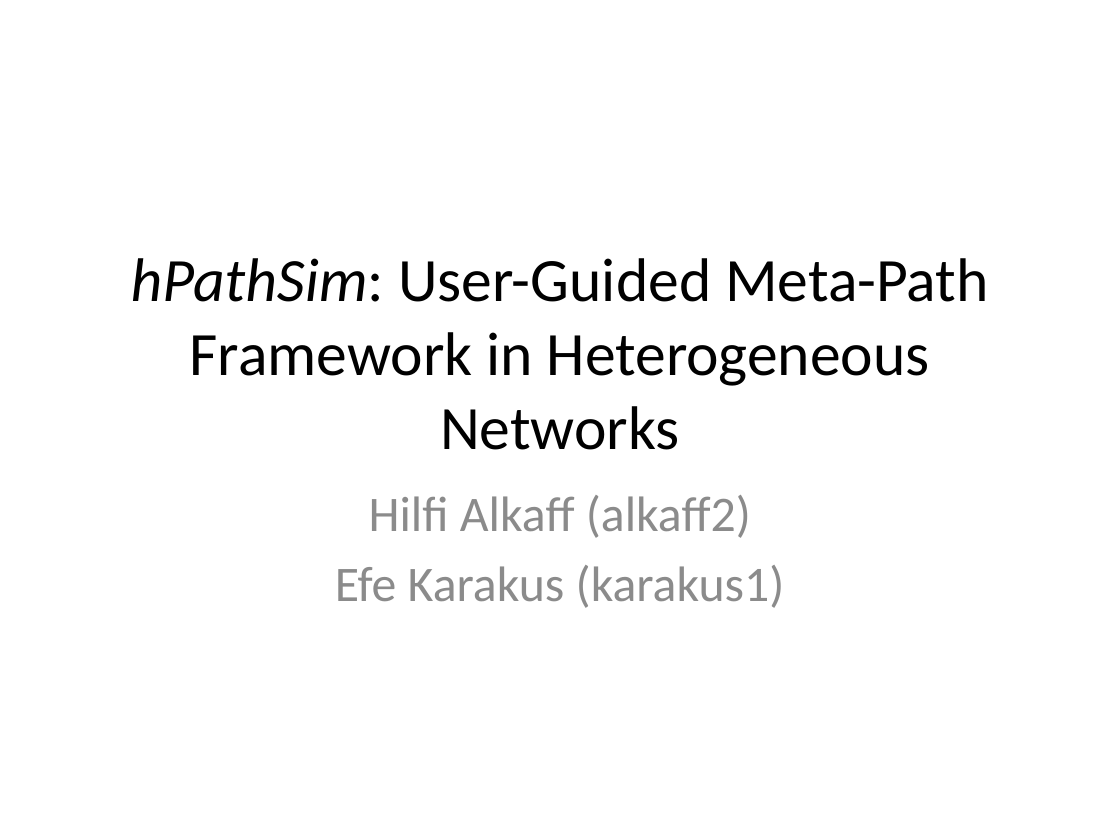
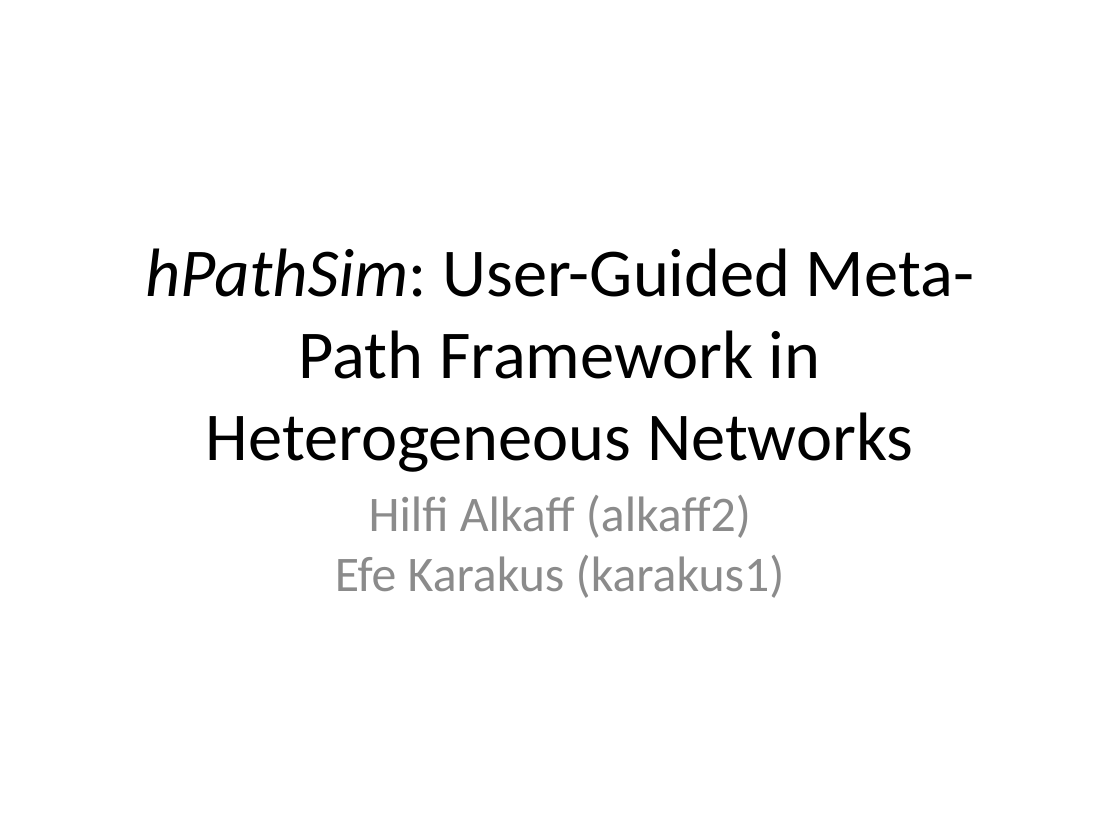
Before and after one commit to hilfialkaff/newsnet, a slide deck: slide 1 of paper/presentation.pptx. Drawn at 1120x840 pixels with LibreOffice and Linux fonts; fonts in the diff are those of the drawing. Boxes give left, top, right and bottom in pixels: in the first picture for what was removed or moved away, otherwise in the second. Text is boxed around its words. In the diff, an @@ line names an element or a change of style, - is before the commit and + after.

```diff
--- a/paper/presentation.pptx
+++ b/paper/presentation.pptx
@@ text "hPathSim: User-Guided Meta-Path Framework in ..." at [145, 248, 974, 472]: size 39.6 to 44 pt @@
@@ text "Hilfi Alkaff (alkaff2)" at [335, 495, 785, 598]: text colour #8C8C8C to #8B8B8B; less space between paragraphs @@
```
Also in this commit, not shown: 7 other slides changed, 4 slides added, 3 slides removed.
